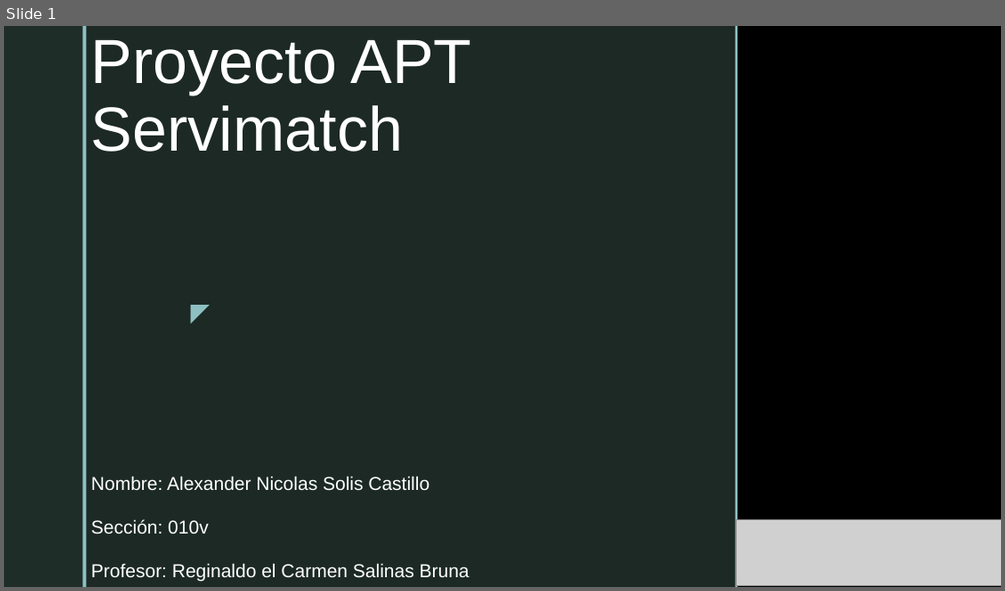
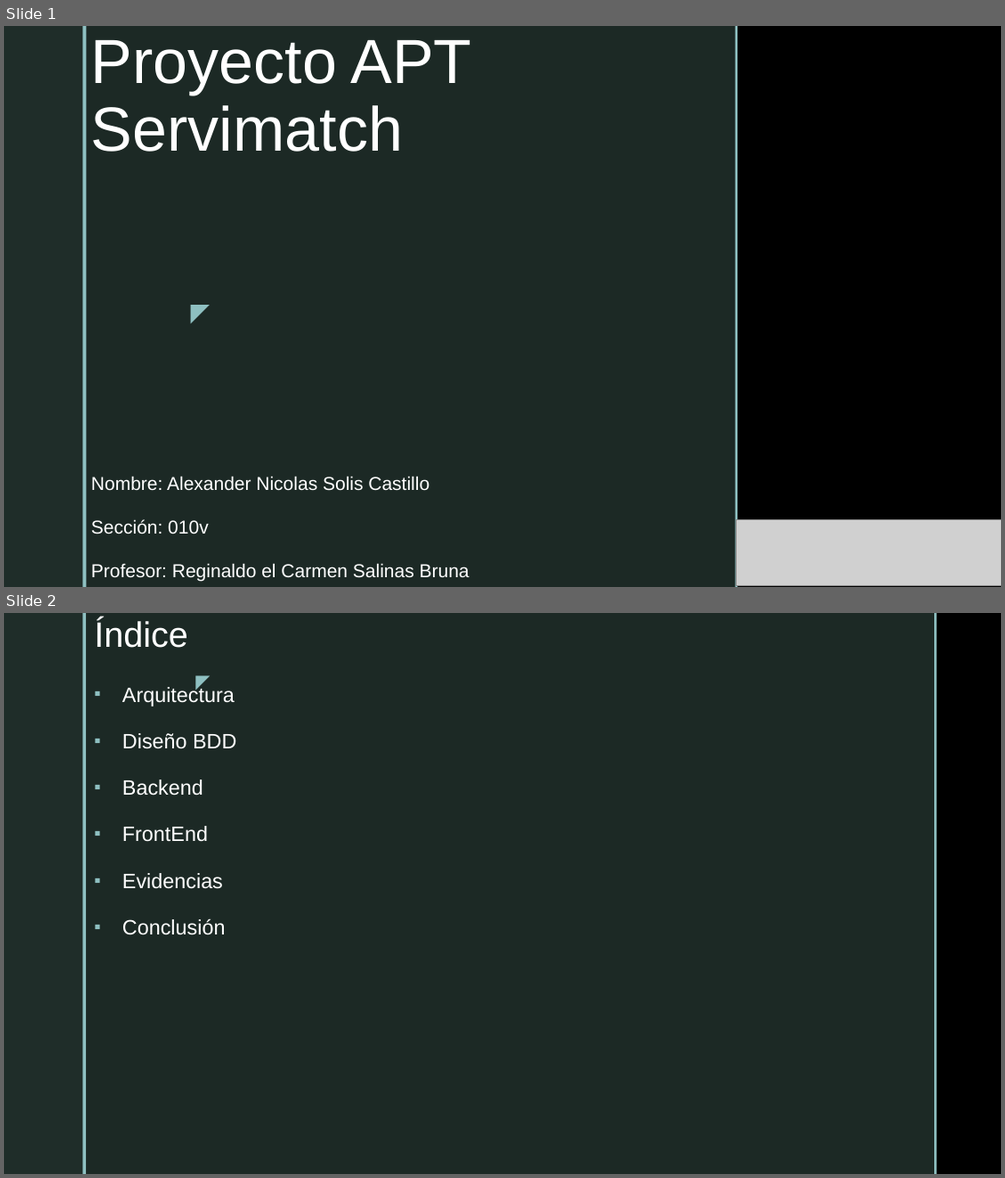
Before and after one commit to AleSolis-Duoc/ProyectoAPT_AS2026, a slide deck: fase2/Proyecto APT2.pptx. Shown one above the other, each under a label of ours: slide 1 before the commit, slides 1 and 2 after it. The pictures are 1005x591 and 1005x1178 pixels, drawn with LibreOffice and Linux fonts; fonts in the diff are those of the drawing; grey boxes stand for pictures; background and template pictures are left out. Boxes give left, top, right and bottom in pixels: in the first picture for what was removed or moved away, otherwise in the second. Text is boxed around its words. In the diff, an @@ line names an element or a change of style, - is before the commit and + after.

```diff
--- a/fase2/Proyecto APT2.pptx
+++ b/fase2/Proyecto APT2.pptx
@@ slide 2 added at [4, 613, 1001, 1174], background picture (left out); not listed: 2 template elements that a slide beside it also shows @@
@@ rectangle added at [86, 613, 934, 1174], fill #1F2D29 at 92% opacity @@
@@ title added at [94, 619, 188, 648], 34 pt, text #FFFFFF @@
+Índice
@@ rectangle added at [934, 613, 937, 1174], fill #8EC0C1 @@
@@ text added at [184, 666, 217, 695], 18 pt, text #8EC0C1 @@
+◤
@@ text added at [122, 685, 236, 935], 20 pt, text #FFFFFF @@
+▪ Arquitectura
+▪ Diseño BDD
+▪ Backend
+▪ FrontEnd
+▪ Evidencias
+▪ Conclusión
```
Also in this commit, not shown: 9 other slides added, 11 slides removed, 17 other files.
